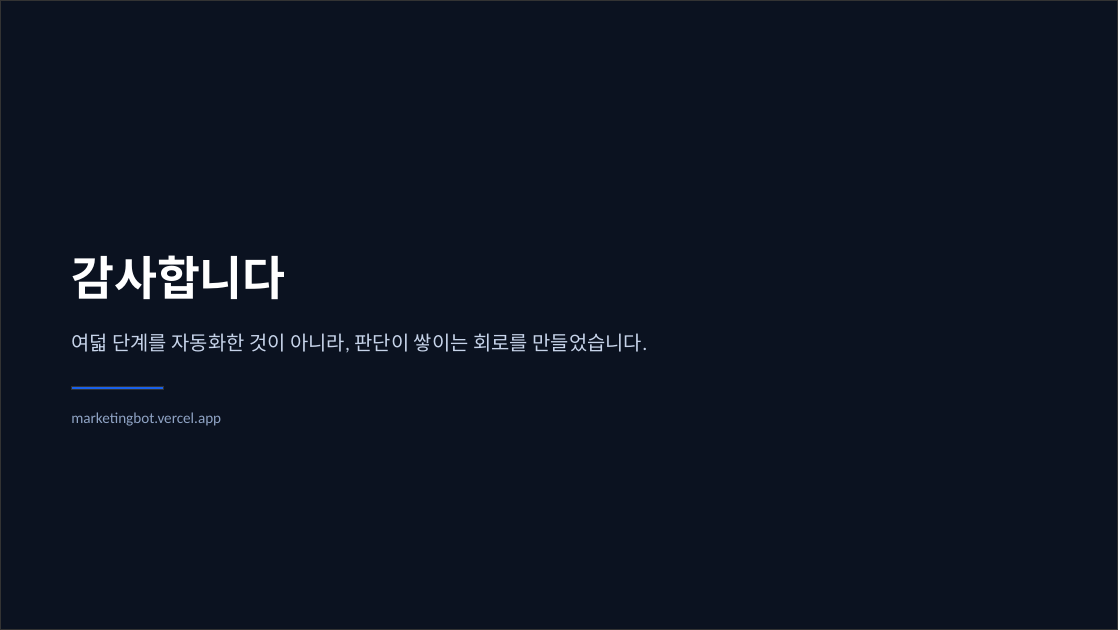
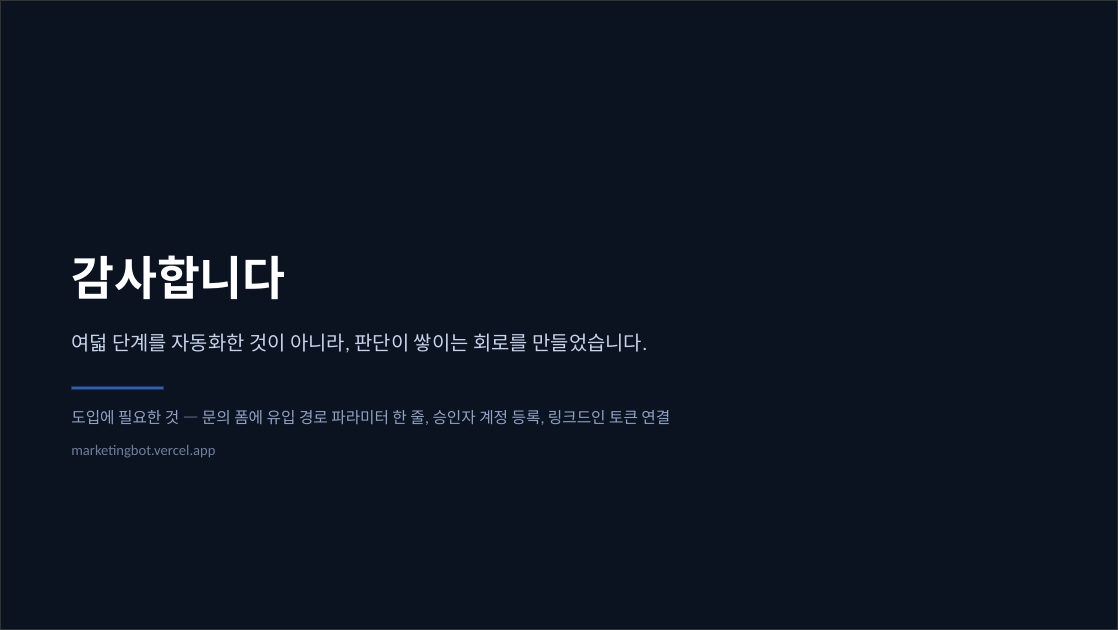
Before and after one commit to donghyun0215/marketingbot, a slide deck: slide 10 of aidlc-docs/deliverables/발표덱.pptx. Drawn at 1120x630 pixels with LibreOffice and Linux fonts; fonts in the diff are those of the drawing. Boxes give left, top, right and bottom in pixels: in the first picture for what was removed or moved away, otherwise in the second. Text is boxed around its words. In the diff, an @@ line names an element or a change of style, - is before the commit and + after.

```diff
--- a/aidlc-docs/deliverables/발표덱.pptx
+++ b/aidlc-docs/deliverables/발표덱.pptx
@@ text added at [71,410,670,425], 13.5 pt, text #8FA3C4 @@
+도입에 필요한 것 — 문의 폼에 유입 경로 파라미터 한 줄, 승인자 계정 등록, 링크드인 토큰 연결
@@ text "marketingbot.vercel.app": place and size @@
-text "marketingbot.vercel.app" at [71,412,221,426]
+text "marketingbot.vercel.app" at [71,445,215,458]
@@ text "marketingbot.vercel.app" at [71,445,215,458]: size 13 to 12.5 pt, text colour #8FA3C4 to #6B7F9E @@
```
Also in this commit, not shown: 2 other slides changed, 13 other files.
